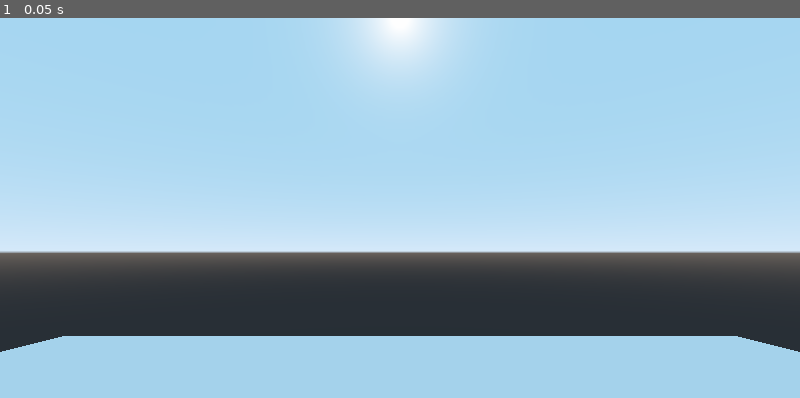
Above: before the commit, frame 1.
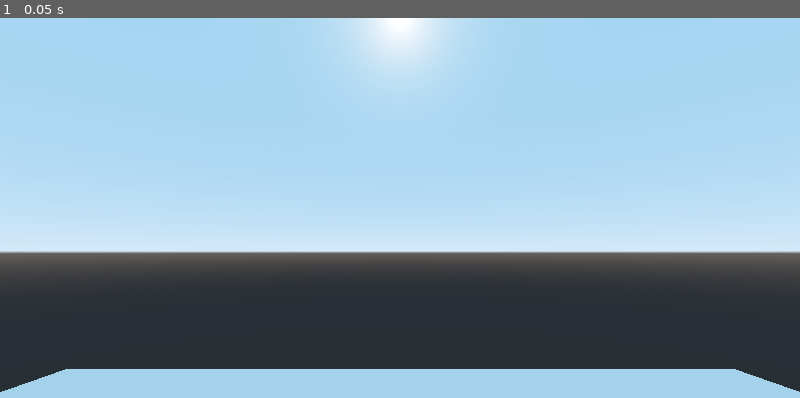
Above: after the commit, the same moment.

Repository: BrandonMorr/godot-multiplayer-demo-client
Game: Godot game, scene res://testbed.tscn
Two runs of this game, one before a commit and one after it. Both use one fixed random seed, a clock stepped at 60 frames per second and the inputs below. This scene is started directly instead of the project's main scene.
Inputs:
- Up to frame 1 (0.05 s): no input

The runs differ from the first frame. In frame 1, 8.8% of the frame differs, in the area x 0-100%, y 83-99%.

Commit message:
Clients can now see other players move/rotate/jump in real time

Diff:
--- a/game_scene/game_scene.gd
+++ b/game_scene/game_scene.gd
@@ -1,39 +1,36 @@
 extends Spatial
 
-onready var Player = load("res://player/player.tscn")
+onready var Player = preload("res://player/player.tscn")
 
-onready var spawn_points = $SpawnPoints
-onready var players = $Players
+onready var spawn_points = $SpawnPoints.get_children()
 
 puppet func add_players(_players: Dictionary):
-	# create player objects and
 	for player_id in _players:
 		var player = Player.instance()
-
+		player.set_network_master(player_id)
 		player.name = str(player_id)
-		player.set_network_master(player_id)
+		player.hide()
 
 		$Players.add_child(player)
 
 
 puppet func add_player(player_id: int):
 	var player = Player.instance()
-
+	player.set_network_master(player_id)
 	player.name = str(player_id)
-	player.set_network_master(player_id)
+	player.hide()
 
 	$Players.add_child(player)
 
 
-puppet func remove_player(id):
-	$Players.get_node(str(id)).queue_free()
+puppet func remove_player(player_id: int):
+	$Players.get_node(str(player_id)).queue_free()
 
 
-puppet func spawn_player(random_position, id):
-	var player = Player.instance()
+puppet func spawn_player(player_id: int, spawn_position: Vector3):
+	var player = $Players.get_node(str(player_id))
 
-	player.position = random_position
-	player.name = str(id)
-	player.set_network_master(id)
-
-	$Players.add_child(player)
+	if player:
+		player.set_translation(spawn_position)
+		player.activate()
+		player.show()
--- a/game_scene/game_scene.tscn
+++ b/game_scene/game_scene.tscn
@@ -1,11 +1,17 @@
-[gd_scene load_steps=4 format=2]
+[gd_scene load_steps=6 format=2]
 
 [ext_resource path="res://game_scene/game_scene.gd" type="Script" id=1]
+[ext_resource path="res://textures/grass.png" type="Texture" id=2]
 
 [sub_resource type="CubeMesh" id=1]
 size = Vector3( 50, 1, 50 )
 
-[sub_resource type="ConcavePolygonShape" id=2]
+[sub_resource type="SpatialMaterial" id=2]
+params_diffuse_mode = 1
+albedo_texture = ExtResource( 2 )
+uv1_scale = Vector3( 10, 10, 1 )
+
+[sub_resource type="ConcavePolygonShape" id=3]
 data = PoolVector3Array( -25, 0.5, 25, 25, 0.5, 25, -25, -0.5, 25, 25, 0.5, 25, 25, -0.5, 25, -25, -0.5, 25, 25, 0.5, - …(428 unchanged characters)…
 
 [node name="Game" type="Spatial"]
@@ -20,7 +26,7 @@
 
 [node name="Ground" type="MeshInstance" parent="."]
 mesh = SubResource( 1 )
-material/0 = null
+material/0 = SubResource( 2 )
 __meta__ = {
 "_edit_group_": true,
 "_edit_lock_": true
--- /dev/null
+++ b/player/movement_manager.gd
@@ -0,0 +1,80 @@
+extends Spatial
+
+var body_to_move : KinematicBody = null
+
+export var move_accel = 5
+export var max_speed = 20
+export var jump_force = 30
+export var gravity = 50
+
+var pressed_jump = false
+var is_grounded = false
+var frozen = false
+
+var drag = 0.0
+
+var move_vec : Vector3
+var velocity : Vector3
+var snap_vec : Vector3
+var current_move_vec: Vector3
+
+puppet var puppet_velocity: Vector3
+puppet var puppet_position: Vector3
+puppet var puppet_move_vec: Vector3
+
+signal movement_info(velocity, is_grounded)
+
+func _ready():
+	drag = float(move_accel) / max_speed
+
+
+func init(_body_to_move: KinematicBody):
+	body_to_move = _body_to_move
+
+
+puppetsync func jump():
+	pressed_jump = true
+
+
+func set_move_vec(_move_vec: Vector3):
+	# Use normalized to round out the movement vector. This prevents
+	# players from going faster diagonally.
+	move_vec = _move_vec.normalized()
+
+
+func _physics_process(delta):
+	if frozen:
+		return
+
+	if is_network_master():
+		current_move_vec = move_vec
+		current_move_vec = current_move_vec.rotated(Vector3.UP, body_to_move.rotation.y)
+
+		rset_unreliable("puppet_move_vec", current_move_vec)
+	else:
+		current_move_vec = puppet_move_vec
+
+	velocity += move_accel * current_move_vec - velocity * Vector3(drag, 0, drag) + gravity * Vector3.DOWN * delta
+	velocity = body_to_move.move_and_slide_with_snap(velocity, snap_vec, Vector3.UP)
+
+	is_grounded = body_to_move.is_on_floor()
+
+	if is_grounded:
+		velocity.y = -0.01
+	if is_grounded and pressed_jump:
+		velocity.y = jump_force
+		snap_vec = Vector3.ZERO
+	else:
+		snap_vec = Vector3.DOWN
+
+	pressed_jump = false
+
+	emit_signal("movement_info", velocity, is_grounded)
+
+
+func freeze():
+	frozen = true
+
+
+func unfreeze():
+	frozen = false
--- a/player/player.gd
+++ b/player/player.gd
@@ -1,73 +1,58 @@
 extends KinematicBody
+
+onready var camera = $Camera
+onready var graphics = $Graphics
+onready var movement_manager = $MovementManager
 
 export var mouse_sensitivity = 0.5
 
-onready var camera = $Camera
+var dead = false
 
-var dead: bool = false
-var speed: int = 10
-var velocity: Vector3 = Vector3()
+var move_vec: Vector3
 
-var snap_vector: Vector3
-var movement_vector: Vector3
-
-puppet var puppet_dead: bool = false
-puppet var puppet_position: Vector3 = Vector3()
-puppet var puppet_velocity: Vector3 = Vector3()
+puppetsync var puppet_rotation_deg: Vector3
 
 func _ready():
-	if is_network_master():
-		print("me ", str(get_tree().get_network_unique_id()))
-		Input.set_mouse_mode(Input.MOUSE_MODE_CAPTURED)
-		camera.current = true
-	else:
-		print("other ", str(get_network_master()))
-		var player_id = get_network_master()
+	movement_manager.init(self)
 
-	# initialize player pisition
-	puppet_position = global_transform.origin
 
 func _process(delta):
+	rotation_degrees = puppet_rotation_deg
+
 	if is_network_master():
 		if Input.is_action_just_pressed("exit"):
 			get_tree().quit()
 
-		movement_vector = Vector3()
+		if dead:
+			return
+
+		move_vec = Vector3()
 
 		if Input.is_action_pressed("move_forward"):
-			movement_vector += Vector3.FORWARD
+			move_vec += Vector3.FORWARD
 		if Input.is_action_pressed("move_back"):
-			movement_vector += Vector3.BACK
+			move_vec += Vector3.BACK
 		if Input.is_action_pressed("move_left"):
-			movement_vector += Vector3.LEFT
+			move_vec += Vector3.LEFT
 		if Input.is_action_pressed("move_right"):
-			movement_vector += Vector3.RIGHT
+			move_vec += Vector3.RIGHT
 
-		snap_vector = Vector3.DOWN
+		movement_manager.set_move_vec(move_vec)
 
-		velocity += movement_vector.normalized() * speed * delta
-		velocity = move_and_slide_with_snap(velocity, snap_vector, Vector3.UP)
+		if Input.is_action_just_pressed("jump"):
+			movement_manager.rpc_unreliable("jump")
 
-		rset_unreliable("puppet_position", global_transform.origin)
-		rset_unreliable("puppet_velocity", velocity)
-	else:
-		# If we are not the ones controlling this player,
-		# sync to last known position and velocity
-		global_transform.origin = puppet_position
-		velocity = puppet_velocity
-
-#	global_transform.origin += velocity * delta
-
-	if not is_network_master():
-		# It may happen that many frames pass before the controlling player sends
-		# their position again. If we don't update puppet_pos to position after moving,
-		# we will keep jumping back until controlling player sends next position update.
-		# Therefore, we update puppet_pos to minimize jitter problems
-		puppet_position = global_transform.origin
 
 func _input(event):
 	if is_network_master():
 		if event is InputEventMouseMotion:
 			rotation_degrees.y -= mouse_sensitivity * event.relative.x
+			rset_unreliable("puppet_rotation_deg", rotation_degrees)
+
 			camera.rotation_degrees.x -= mouse_sensitivity * event.relative.y
 			camera.rotation_degrees.x = clamp(camera.rotation_degrees.x, -90, 90)
+
+func activate():
+	if is_network_master():
+		Input.set_mouse_mode(Input.MOUSE_MODE_CAPTURED)
+		camera.current = true
--- a/player/player.tscn
+++ b/player/player.tscn
@@ -1,16 +1,44 @@
-[gd_scene load_steps=3 format=2]
+[gd_scene load_steps=6 format=2]
 
 [ext_resource path="res://player/player.gd" type="Script" id=1]
+[ext_resource path="res://player/movement_manager.gd" type="Script" id=2]
 
 [sub_resource type="CapsuleShape" id=1]
 radius = 0.5
 
+[sub_resource type="CapsuleMesh" id=2]
+radius = 0.5
+
+[sub_resource type="CubeMesh" id=3]
+size = Vector3( 1, 2, 1 )
+
 [node name="Player" type="KinematicBody"]
+collision_layer = 6
+collision_mask = 3
 script = ExtResource( 1 )
 
 [node name="CollisionShape" type="CollisionShape" parent="."]
-transform = Transform( 1, 0, 0, 0, -1.62921e-07, 1, 0, -1, -1.62921e-07, 0, 1, 0 )
+transform = Transform( 1, 0, 0, 0, -1.62921e-07, -1, 0, 1, -1.62921e-07, 0, 1, 0 )
 shape = SubResource( 1 )
+
+[node name="Graphics" type="Spatial" parent="."]
+
+[node name="Capsule" type="MeshInstance" parent="Graphics"]
+transform = Transform( 1, 0, 0, 0, -1.62921e-07, -1, 0, 1, -1.62921e-07, 0, 1, 0 )
+mesh = SubResource( 2 )
+material/0 = null
+
+[node name="Cube" type="MeshInstance" parent="Graphics"]
+transform = Transform( 1, 0, 0, 0, 1, 0, 0, 0, 1, 0, 1, 0 )
+visible = false
+mesh = SubResource( 3 )
+material/0 = null
 
 [node name="Camera" type="Camera" parent="."]
 transform = Transform( 1, 0, 0, 0, 1, 0, 0, 0, 1, 0, 1.75, 0 )
+far = 10000.0
+
+[node name="FirePoint" type="Spatial" parent="Camera"]
+
+[node name="MovementManager" type="Spatial" parent="."]
+script = ExtResource( 2 )
--- a/project.godot
+++ b/project.godot
@@ -30,7 +30,7 @@
 "events": [ Object(InputEventKey,"resource_local_to_scene":false,"resource_name":"","device":0,"alt":false,"shift":false,"control":false,"meta":false,"command":false,"pressed":false,"scancode":87,"unicode":0,"echo":false,"script":null)
  ]
 }
-move_backward={
+move_back={
 "deadzone": 0.5,
 "events": [ Object(InputEventKey,"resource_local_to_scene":false,"resource_name":"","device":0,"alt":false,"shift":false,"control":false,"meta":false,"command":false,"pressed":false,"scancode":83,"unicode":0,"echo":false,"script":null)
  ]
@@ -56,6 +56,13 @@
  ]
 }
 
+[layer_names]
+
+3d_physics/layer_1="environment"
+3d_physics/layer_2="characters"
+3d_physics/layer_3="hitboxes"
+3d_physics/layer_4="pickups"
+
 [rendering]
 
 environment/default_environment="res://default_env.tres"
--- /dev/null
+++ b/testing/test_room.tscn
@@ -0,0 +1,38 @@
+[gd_scene load_steps=6 format=2]
+
+[ext_resource path="res://player/player.tscn" type="PackedScene" id=1]
+[ext_resource path="res://textures/grass.png" type="Texture" id=2]
+
+[sub_resource type="SpatialMaterial" id=1]
+params_diffuse_mode = 1
+albedo_texture = ExtResource( 2 )
+uv1_scale = Vector3( 10, 10, 1 )
+
+[sub_resource type="PlaneMesh" id=2]
+material = SubResource( 1 )
+size = Vector2( 100, 100 )
+
+[sub_resource type="ConcavePolygonShape" id=3]
+data = PoolVector3Array( 50, 0, 50, -50, 0, 50, 50, 0, -50, -50, 0, 50, -50, 0, -50, 50, 0, -50 )
+
+[node name="TestRoom" type="Spatial"]
+
+[node name="Ground" type="MeshInstance" parent="."]
+mesh = SubResource( 2 )
+material/0 = null
+__meta__ = {
+"_edit_lock_": true
+}
+
+[node name="StaticBody" type="StaticBody" parent="Ground"]
+
+[node name="CollisionShape" type="CollisionShape" parent="Ground/StaticBody"]
+shape = SubResource( 3 )
+__meta__ = {
+"_edit_lock_": true
+}
+
+[node name="Players" type="Node" parent="."]
+
+[node name="Player" parent="Players" instance=ExtResource( 1 )]
+transform = Transform( 1, 0, 0, 0, 1, 0, 0, 0, 1, 0, 5, 0 )
Not shown: 1 places in game_scene/game_scene.tscn that only renumber resources
Binary file added: textures/grass.png
Not shown, added: textures/grass.png.import
